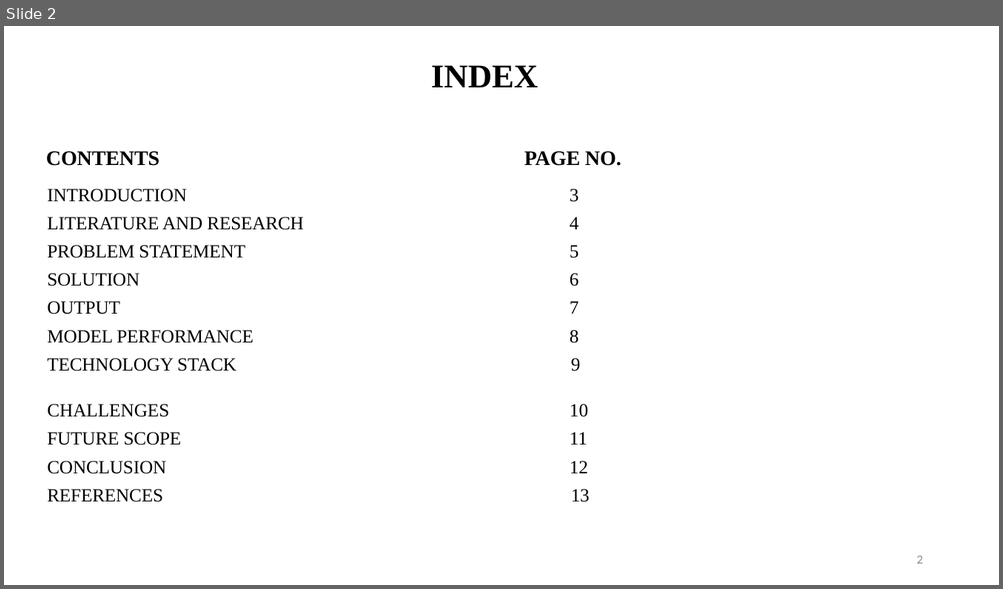
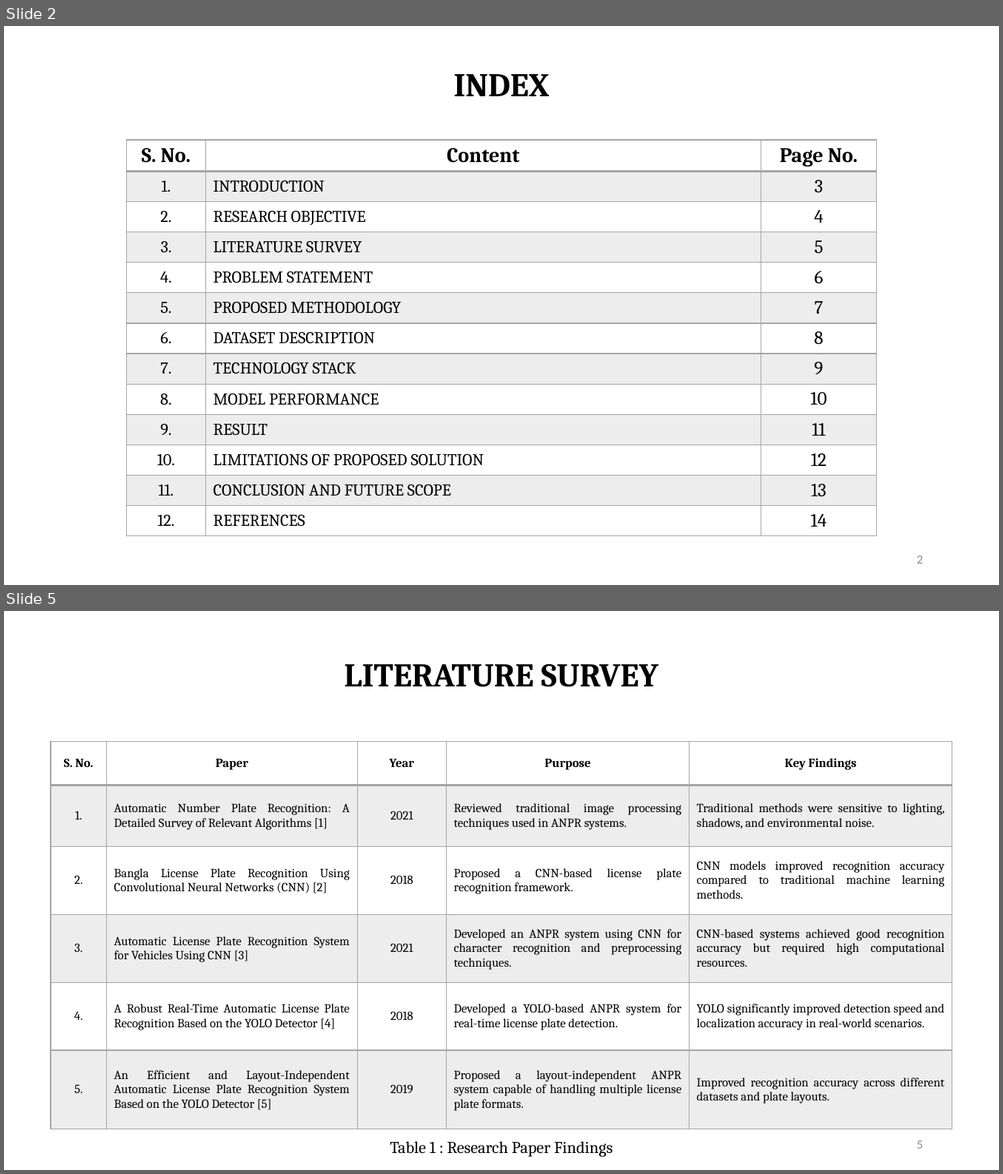
Before and after one commit to aryann-21/ALPR, a slide deck: MAJOR_PPT.pptx. Shown one above the other, each under a label of ours: slide 2 before the commit, slides 2 and 5 after it; the slides between them are not shown. The pictures are 1003x589 and 1003x1174 pixels, drawn with LibreOffice and Linux fonts; fonts in the diff are those of the drawing. Boxes give left, top, right and bottom in pixels: in the first picture for what was removed or moved away, otherwise in the second. Text is boxed around its words. In the diff, an @@ line names an element or a change of style, - is before the commit and + after.

Commit message:
got performance metrics

```diff
--- a/MAJOR_PPT.pptx
+++ b/MAJOR_PPT.pptx
@@ slide 5 added at [4,611,999,1170], background #FFFFFF @@
@@ title added at [344,664,659,687], 32 pt, text #000000, bold @@
+LITERATURE SURVEY
@@ table added at [51,741,951,1130], 6 rows, 5 columns @@
+S. No. | Paper | Year | Purpose | Key Findings
+1. | Automatic Number Plate Recognition: A Detailed Survey of Relevant Algorithms [1] | 2021 | Reviewed traditional image processing techniques used in ANPR systems. | Traditional methods were sensitive to lighting, shadows, and environmental noise.
+2. | Bangla License Plate Recognition Using Convolutional Neural Networks (CNN) [2] | 2018 | Proposed a CNN-based license plate recognition framework. | CNN models improved recognition accuracy compared to traditional machine learning methods.
+3. | Automatic License Plate Recognition System for Vehicles Using CNN [3] | 2021 | Developed an ANPR system using CNN for character recognition and preprocessing techniques. | CNN-based systems achieved good recognition accuracy but required high computational resources.
+4. | A Robust Real-Time Automatic License Plate Recognition Based on the YOLO Detector [4] | 2018 | Developed a YOLO-based ANPR system for real-time license plate detection. | YOLO significantly improved detection speed and localization accuracy in real-world scenarios.
+5. | An Efficient and Layout-Independent Automatic License Plate Recognition System Based on the YOLO Detector [5] | 2019 | Proposed a layout-independent ANPR system capable of handling multiple license plate formats. | Improved recognition accuracy across different datasets and plate layouts.
@@ text added at [390,1142,612,1157], 16 pt, text #000000 @@
+Table 1 : Research Paper Findings
@@ page number added at [916,1141,922,1149], 12 pt, text #8C8C8C @@
+5
@@ slide 2 changed as well @@
@@ title "INDEX": place and size @@
-title "INDEX" at [431,65,538,87]
+title "INDEX" at [453,74,549,96]
@@ title "INDEX" at [453,74,549,96]: font Times New Roman to Cambria @@
@@ text removed at [46,151,621,503] @@
-CONTENTS PAGE NO.
-INTRODUCTION 3
-LITERATURE AND RESEARCH 4
-PROBLEM STATEMENT 5
-SOLUTION 6
-OUTPUT 7
-MODEL PERFORMANCE 8
-TECHNOLOGY STACK 9
-CHALLENGES 10
-FUTURE SCOPE 11
-CONCLUSION 12
-REFERENCES 13
@@ table added at [126,140,877,538], 13 rows, 3 columns @@
+S. No. | Content | Page No.
+1. | INTRODUCTION | 3
+2. | RESEARCH OBJECTIVE | 4
+3. | LITERATURE SURVEY | 5
+4. | PROBLEM STATEMENT | 6
+5. | PROPOSED METHODOLOGY | 7
+6. | DATASET DESCRIPTION | 8
+7. | TECHNOLOGY STACK | 9
+8. | MODEL PERFORMANCE | 10
+9. | RESULT | 11
+10. | LIMITATIONS OF PROPOSED SOLUTION | 12
+11. | CONCLUSION AND FUTURE SCOPE | 13
+12. | REFERENCES | 14
```
Also in this commit, not shown: 3 other slides changed, 9 other slides added, 9 slides removed, 1 other file.
